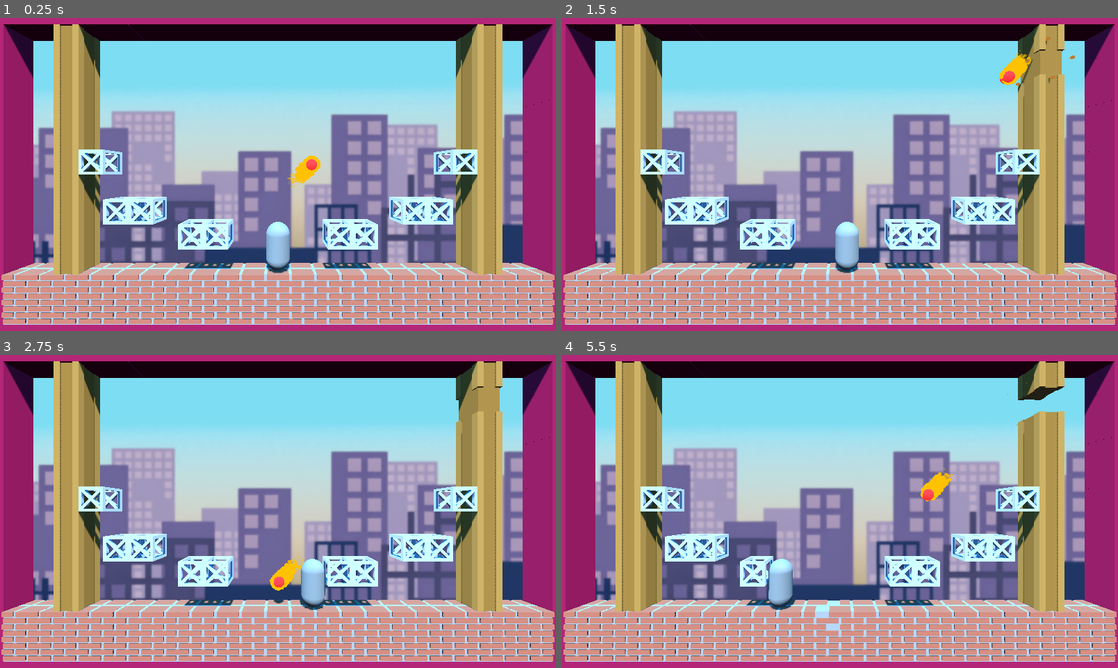
Above: before the commit, frames 1-4 (two rows, left to right).
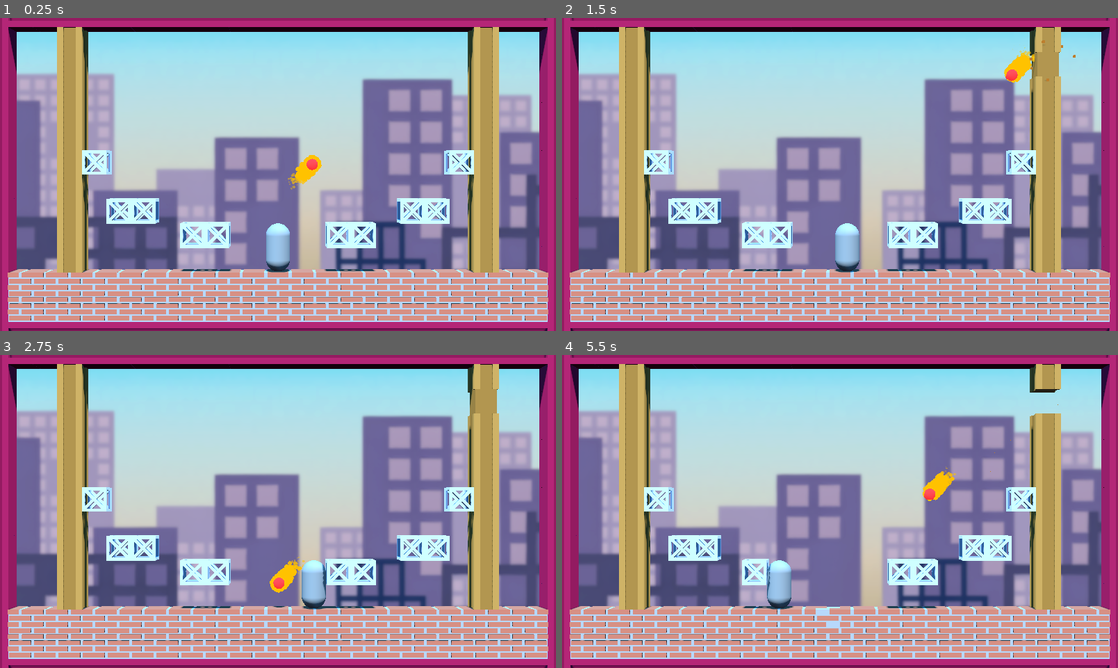
Above: after the commit, the same moments.

Repository: SnappyDragon64/Hard-Hat
Game: Godot game, scene res://sandbox.tscn
Same seed, same stepped clock (60 frames per second), same inputs: the game is played once before the commit and once after it.
Inputs:
- Up to frame 1 (0.25 s): no input
- Up to frame 2 (1.5 s): hold Right (move_right) 0.53-1.28 s; tap Space (jump) at 0.77 s; hold Left (move_left) from 1.28 s (still down)
- Up to frame 3 (2.75 s): tap Space (jump) at 1.52 s; release Left (move_left) at 2.03 s; hold Right (move_right) from 2.03 s (still down)
- Up to frame 4 (5.5 s): tap Space (jump) at 3.02, 3.77, 4.52 s; release Right (move_right) at 3.53 s; hold Left (move_left) from 3.53 s (still down)

The runs differ from the first frame. In frame 1, 65% of the frame differs, in the area x 0-100%, y 0-100%; in frame 2, 65%; in frame 3, 65%; in frame 4, 65%.

Commit message:
Adjusted camera FOV

Diff:
--- a/sandbox.tscn
+++ b/sandbox.tscn
@@ -34,16 +34,16 @@
 render_priority = 0
 next_pass = SubResource("ShaderMaterial_xhwlx")
 shader = ExtResource("2_lfcdd")
-shader_parameter/outlineColor = Color(0, 0, 0, 1)
-shader_parameter/depth_threshold = 0.015
-shader_parameter/normal_threshold = 0.5
-shader_parameter/normal_smoothing = 1.0
+shader_parameter/outlineColor = Color(0, 0, 0, 0.878431)
+shader_parameter/depth_threshold = 0.042
+shader_parameter/normal_threshold = 1.5
+shader_parameter/normal_smoothing = 0.25
 shader_parameter/max_thickness = 0.8
 shader_parameter/min_thickness = 0.8
-shader_parameter/max_distance = 50.0
-shader_parameter/min_distance = 8.0
-shader_parameter/grazing_fresnel_power = 5.0
-shader_parameter/grazing_angle_mask_power = 10.0
+shader_parameter/max_distance = 75.0
+shader_parameter/min_distance = 30.0
+shader_parameter/grazing_fresnel_power = 0.0
+shader_parameter/grazing_angle_mask_power = 0.0
 shader_parameter/grazing_angle_modulation_factor = 0.0
 
 [sub_resource type="QuadMesh" id="QuadMesh_m5ebi"]
@@ -68,8 +68,9 @@
 transform = Transform3D(1, 0, 0, 0, 1, 0, 0, 0, 1, 0, -3, 0.5)
 
 [node name="Camera3D" type="Camera3D" parent="."]
-transform = Transform3D(1, 0, 0, 0, 1, 0, 0, 0, 1, 0, 1, 9.16)
+transform = Transform3D(1, 0, 0, 0, 1, 0, 0, 0, 1, 0, 1, 31)
 current = true
+fov = 24.0
 size = 16.0
 
 [node name="Sprite3D" type="Sprite3D" parent="Camera3D"]
